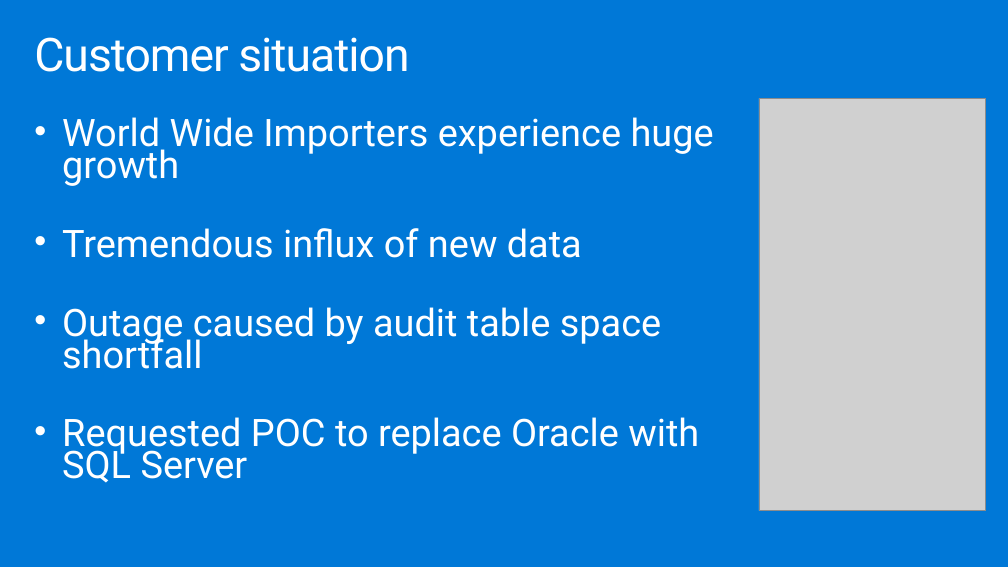
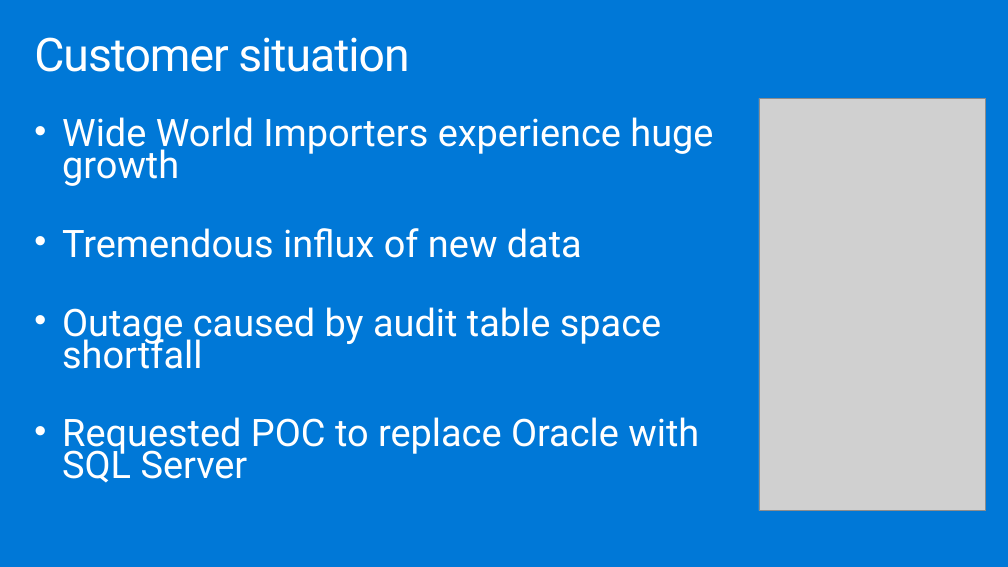
Before and after one commit to sumitmalik51/MCW-Migrating-Oracle-to-Azure-SQL-and-PostgreSQL, a slide deck: slide 4 of Whiteboard design session/WDS trainer presentation - Data platform upgrade and migration.pptx. Drawn at 1008x567 pixels with LibreOffice and Linux fonts; fonts in the diff are those of the drawing; grey boxes stand for pictures. Boxes give left, top, right and bottom in pixels: in the first picture for what was removed or moved away, otherwise in the second. Text is boxed around its words. In the diff, an @@ line names an element or a change of style, - is before the commit and + after.

Commit message:
Updates customer name

```diff
--- a/Whiteboard design session/WDS trainer presentation - Data platform upgrade and migration.pptx
+++ b/Whiteboard design session/WDS trainer presentation - Data platform upgrade and migration.pptx
@@ text at bbox=[62, 117, 713, 186]: text changed @@
-• World Wide Importers experience huge growth
+• Wide World Importers experience huge growth
```
Also in this commit, not shown: 2 other slides changed, 5 other files.
